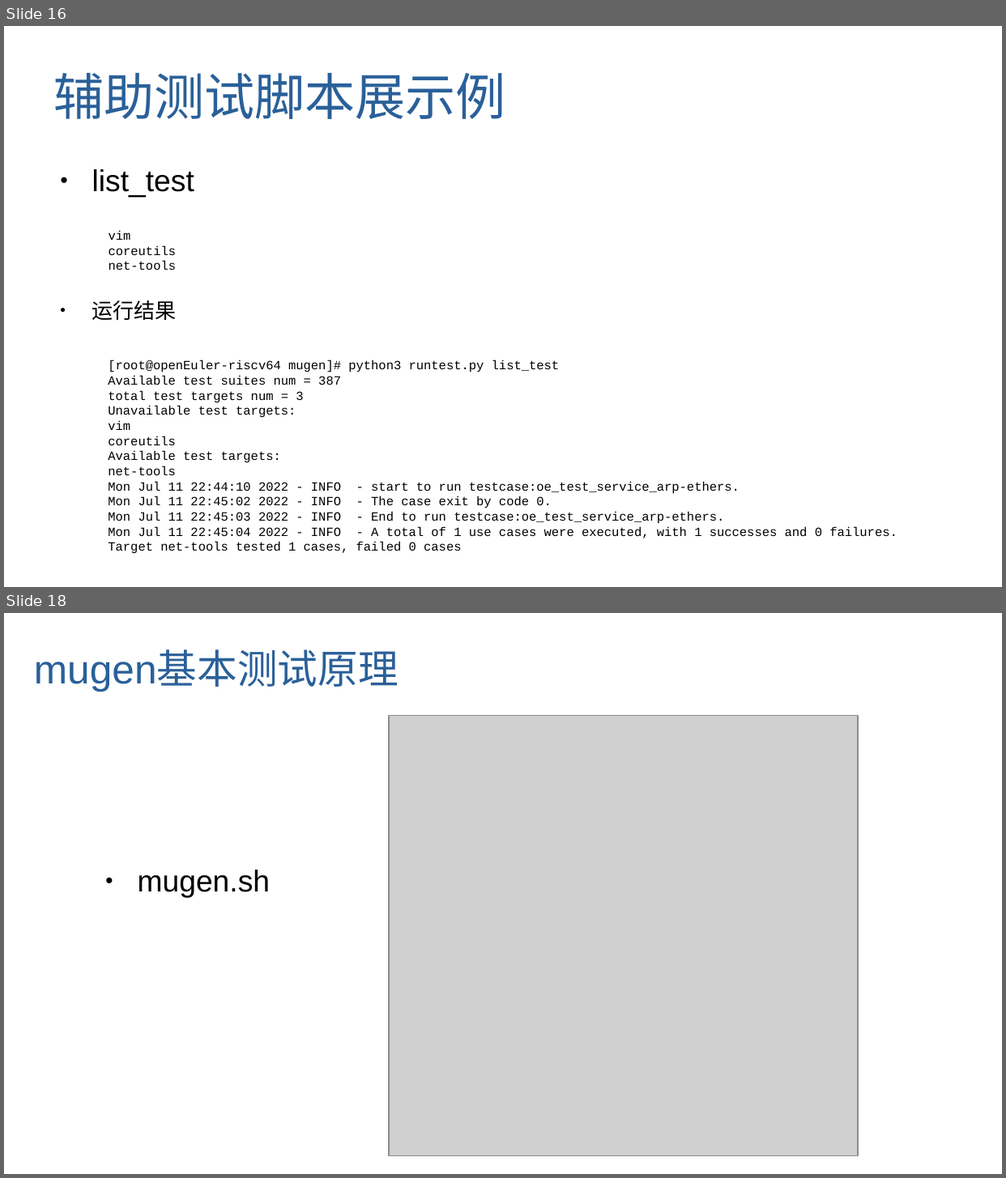
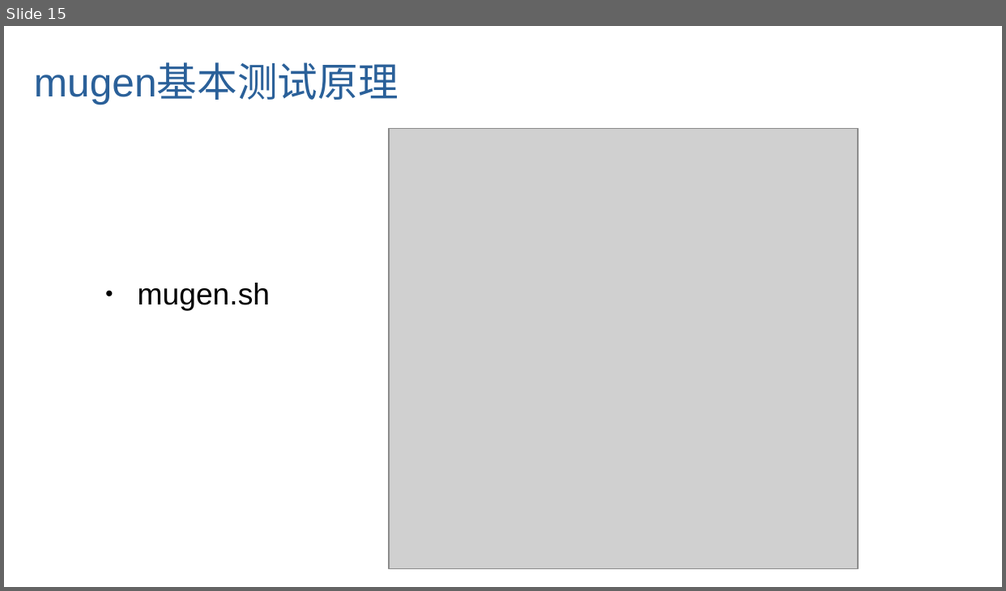
Before and after one commit to brsf11/mugen-presentation, a slide deck: ppt/report.odp. Shown one above the other, each under a label of ours: slides 16 and 18 before the commit, slide 15 after it; the slides between them are not shown. The pictures are 1006x1178 and 1006x591 pixels, drawn with LibreOffice and Linux fonts; fonts in the diff are those of the drawing; grey boxes stand for pictures. Boxes give left, top, right and bottom in pixels: in the first picture for what was removed or moved away, otherwise in the second. Text is boxed around its words. In the diff, an @@ line names an element or a change of style, - is before the commit and + after.

```diff
--- a/ppt/report.odp
+++ b/ppt/report.odp
@@ slide 16 removed at [4, 26, 1002, 587], background #FFFFFF @@
@@ title removed at [54, 73, 506, 119] @@
-辅助测试脚本展示例
@@ text removed at [92, 169, 194, 198] @@
-● list_test
@@ text removed at [108, 231, 177, 270] @@
-vim
-coreutils
-net-tools
@@ text removed at [92, 301, 177, 320] @@
-● 运行结果
@@ text removed at [108, 361, 897, 554] @@
-[root@openEuler-riscv64 mugen]# python3 runtest.py list_test
-Available test suites num = 387
-total test targets num = 3
-Unavailable test targets:
-vim
-coreutils
-Available test targets:
-net-tools
-Mon Jul 11 22:44:10 2022 - INFO - start to run testcase:oe_test_service_arp-ethers.
-Mon Jul 11 22:45:02 2022 - INFO - The case exit by code 0.
-Mon Jul 11 22:45:03 2022 - INFO - End to run testcase:oe_test_service_arp-ethers.
-Mon Jul 11 22:45:04 2022 - INFO - A total of 1 use cases were executed, with 1 successes and 0 failures.
-Target net-tools tested 1 cases, failed 0 cases
@@ what was slide 18 is now slide 15 @@
```
Also in this commit, not shown: 2 slides changed, 1 slide added, 3 other slides removed, 2 other files.
